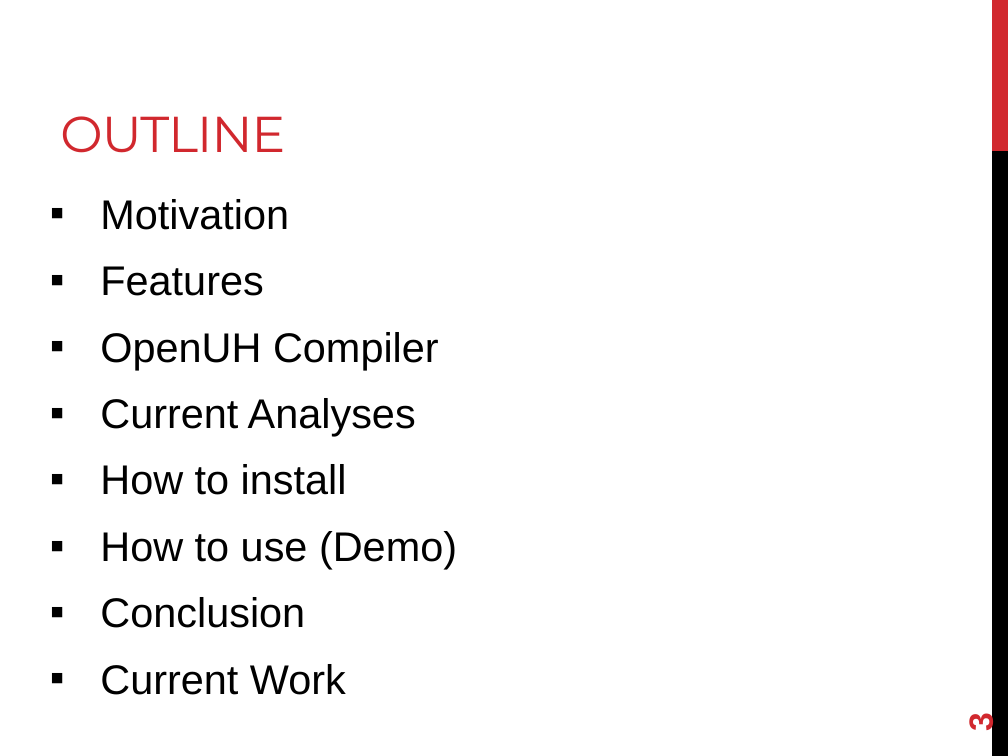
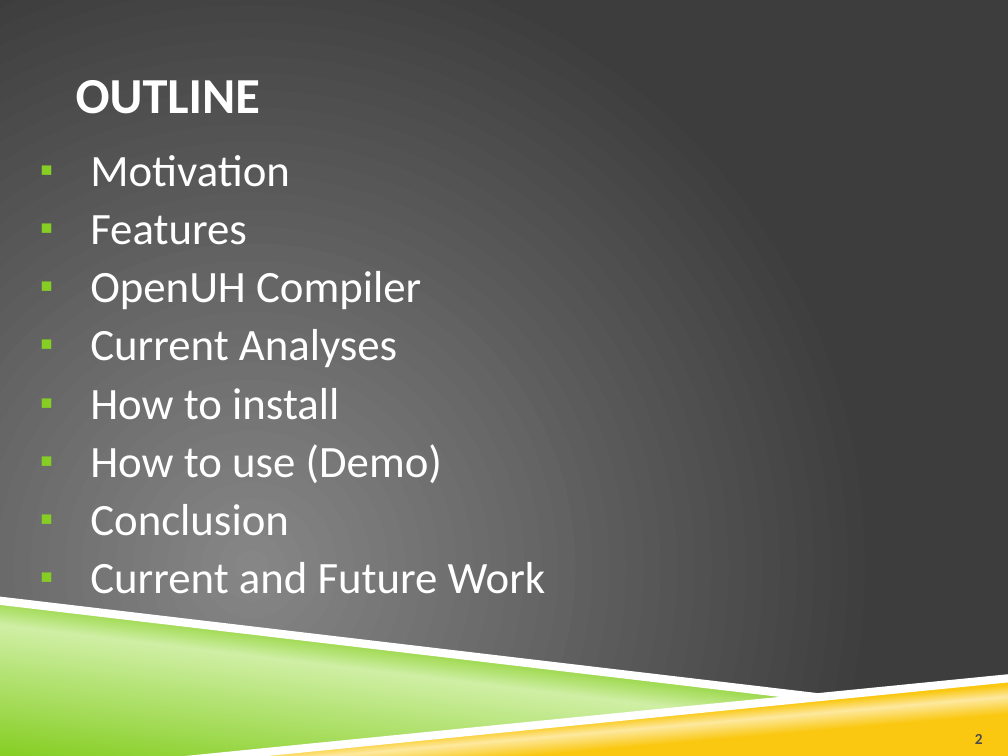
Before and after one commit to openshmem-org/sc14-tutorial, a slide deck: slide 2 of SHMEM-Analyzer.pptx (slide 3 before the commit). Drawn at 1008x756 pixels with LibreOffice and Linux fonts; fonts in the diff are those of the drawing; background and template pictures are left out. Boxes give left, top, right and bottom in pixels: in the first picture for what was removed or moved away, otherwise in the second. Text is boxed around its words. In the diff, an @@ line names an element or a change of style, - is before the commit and + after.

```diff
--- a/SHMEM-Analyzer.pptx
+++ b/SHMEM-Analyzer.pptx
@@ background #FFFFFF to picture (left out) @@
@@ rectangle removed at (x1=992, y1=0, x2=1008, y2=151) @@
@@ title "OUTLINE" moved from (x1=60, y1=116, x2=285, y2=153) to (x1=76, y1=80, x2=260, y2=114) @@
@@ title "OUTLINE" at (x1=76, y1=80, x2=260, y2=114): font Montserrat to Calibri, text colour #D1282E to #FFFFFF, letter spacing -0.6 to 0 pt, bold on; vertical alignment bottom to middle @@
@@ text "Motivation" moved from (x1=100, y1=199, x2=457, y2=695) to (x1=90, y1=155, x2=546, y2=594) @@
@@ text at (x1=90, y1=155, x2=442, y2=535): size 29.6 to 32 pt, font Arial to Calibri, text colour #000000 to #FFFFFF in "Motivation", "Features", "OpenUH Compiler", "Current Analyses" and 3 more places; line spacing 1 to 0.9; less space between paragraphs @@
@@ rectangle removed at (x1=992, y1=151, x2=1008, y2=756) @@
@@ text at (x1=90, y1=562, x2=546, y2=594): text changed; size 29.6 to 32 pt; font Arial to Calibri; text colour #000000 to #FFFFFF @@
-▪ Current Work
+▪ Current and Future Work
@@ freeform shape added at (x1=0, y1=597, x2=839, y2=699), fill #FFFFFF @@
@@ freeform shape added at (x1=0, y1=602, x2=798, y2=756), fill gradient #86CE24 to #CFEFA4 @@
@@ freeform shape added at (x1=185, y1=674, x2=1008, y2=756), fill #FFFFFF @@
@@ freeform shape added at (x1=200, y1=677, x2=1008, y2=756), fill gradient #FAC810 to #FDE99F @@
@@ page number removed at (x1=962, y1=714, x2=1000, y2=732) @@
-3
@@ page number added at (x1=975, y1=734, x2=983, y2=744), 11 pt, text #4D4D4D, bold @@
+2
```
Also in this commit, not shown: 11 other slides changed, 1 other file.
